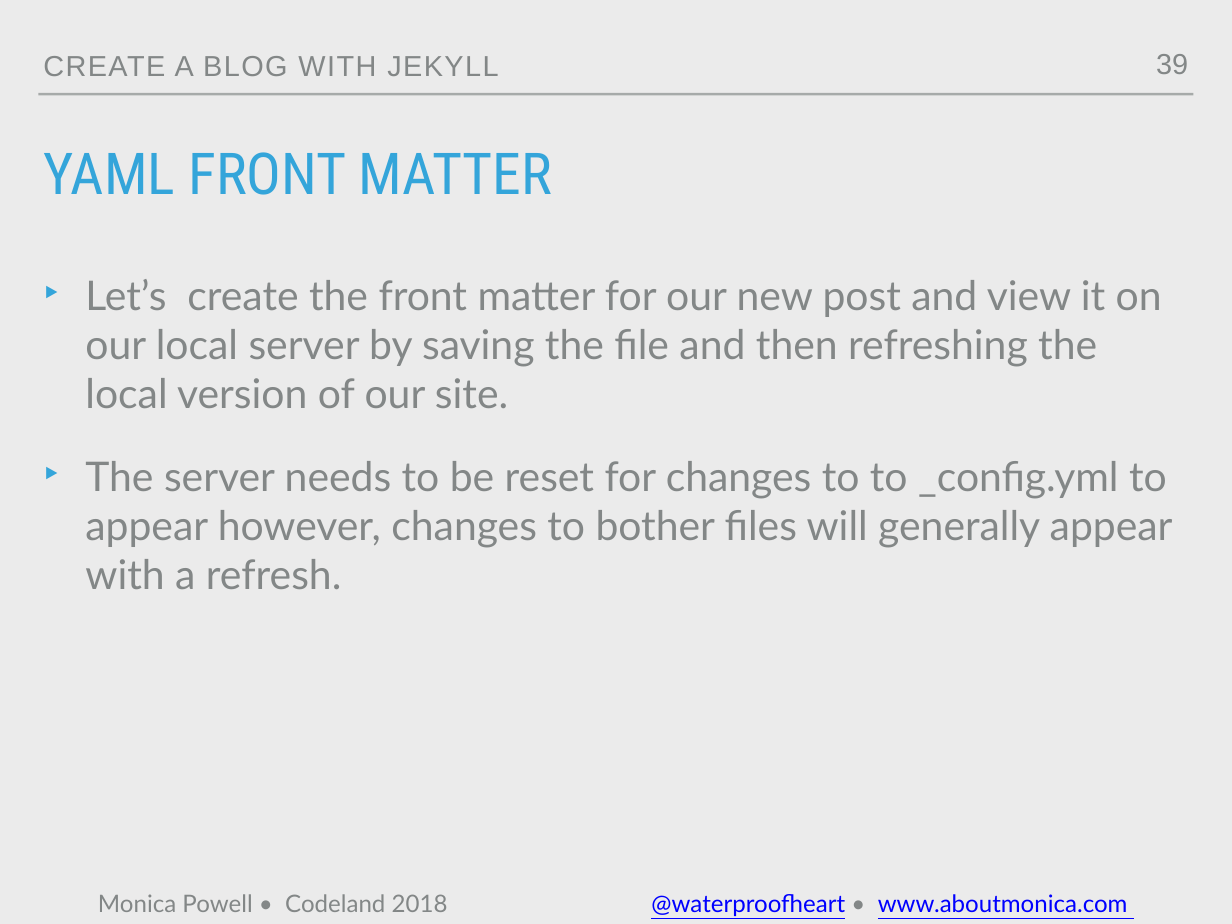
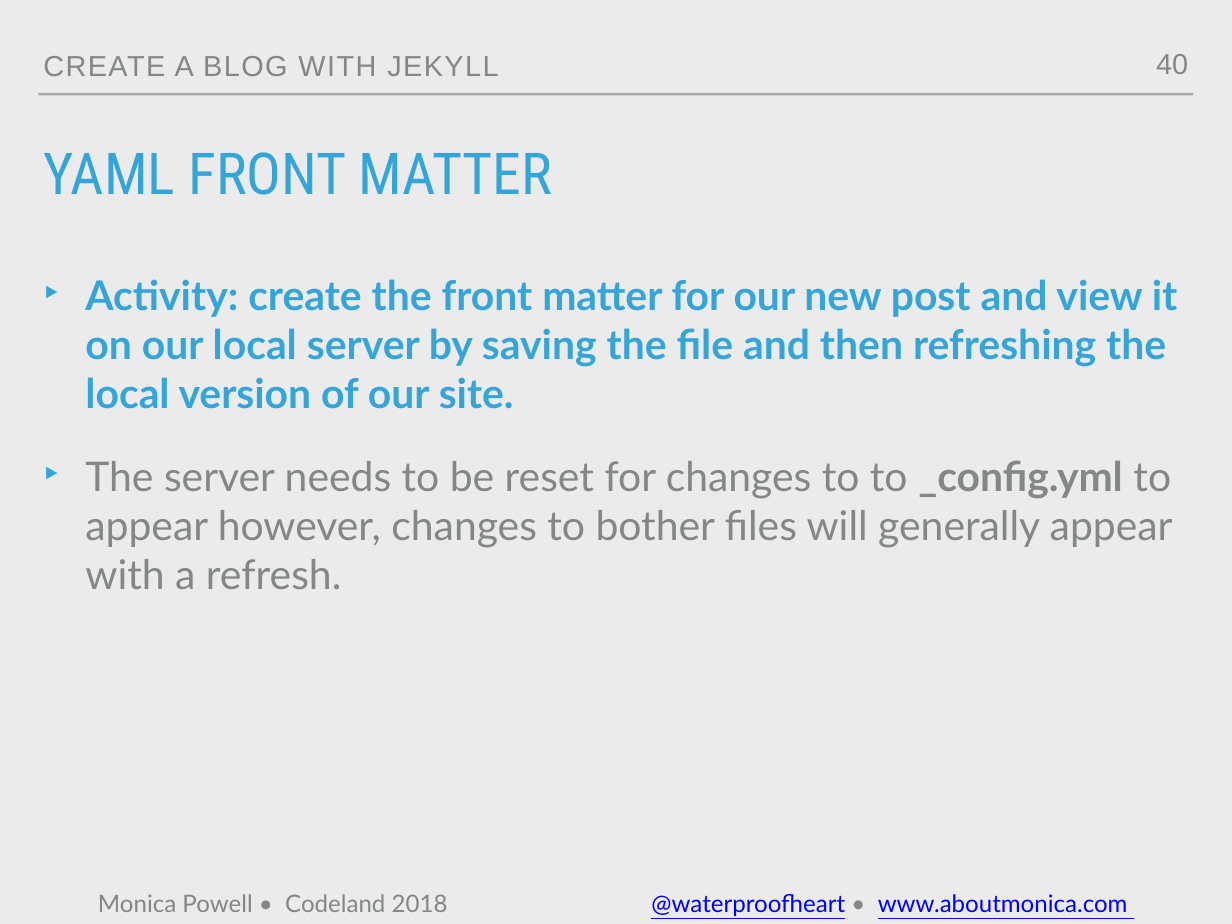
Before and after one commit to M0nica/codeland-workshop, a slide deck: slide 40 of codeland2018.pptx (slide 39 before the commit). Drawn at 1232x924 pixels with LibreOffice and Linux fonts; fonts in the diff are those of the drawing; background and template pictures are left out. Boxes give left, top, right and bottom in pixels: in the first picture for what was removed or moved away, otherwise in the second. Text is boxed around its words. In the diff, an @@ line names an element or a change of style, - is before the commit and + after.

Commit message:
updated formatting of the slides

```diff
--- a/codeland2018.pptx
+++ b/codeland2018.pptx
@@ page number at (x1=1156, y1=54, x2=1188, y2=74): text changed @@
-39
+40
@@ text at (x1=85, y1=279, x2=1178, y2=409): text changed; text colour #838787 to #34A5DA; bold on @@
-‣ Let’s create the front matter for our new post and view it on our local server by saving the file and then refreshing the local version of our site.
+‣ Activity: create the front matter for our new post and view it on our local server by saving the file and then refreshing the local version of our site.
@@ text at (x1=85, y1=460, x2=1173, y2=589): bold on in "_config.yml" @@
```
Also in this commit, not shown: 20 other slides changed, 2 slides added, 3 other files.
